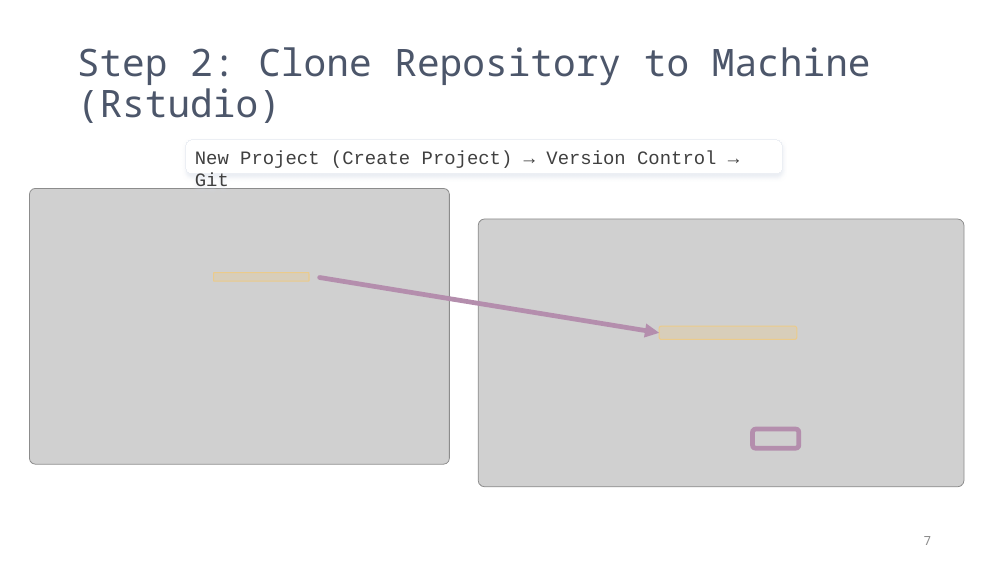
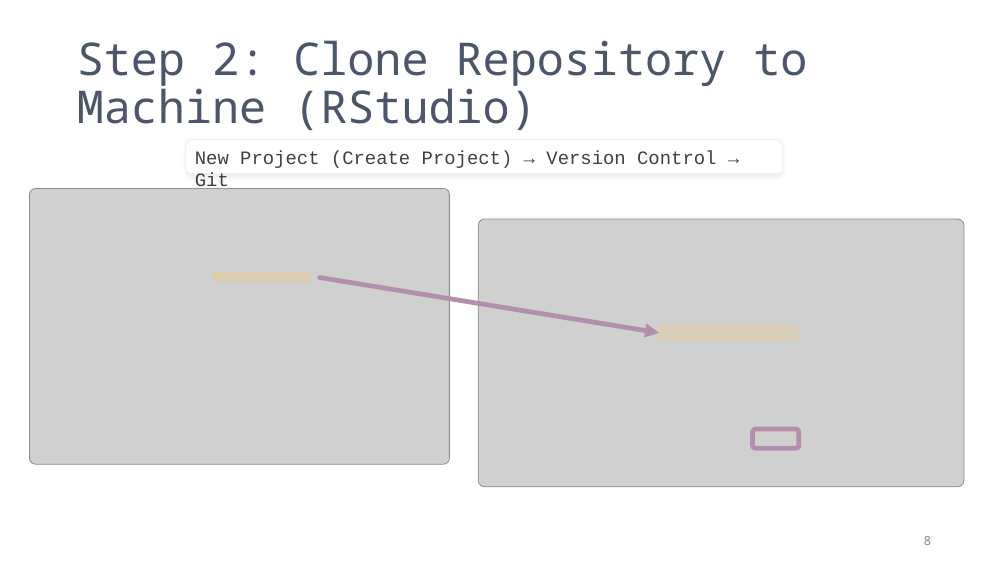
Before and after one commit to PIFSCstockassessments/SAP_github_workflow, a slide deck: slide 8 of docs/GitHub Workflow for SAP.pptx (slide 7 before the commit). Drawn at 1008x567 pixels with LibreOffice and Linux fonts; fonts in the diff are those of the drawing; grey boxes stand for pictures. Boxes give left, top, right and bottom in pixels: in the first picture for what was removed or moved away, otherwise in the second. Text is boxed around its words. In the diff, an @@ line names an element or a change of style, - is before the commit and + after.

```diff
--- a/docs/GitHub Workflow for SAP.pptx
+++ b/docs/GitHub Workflow for SAP.pptx
@@ title at <box>77,40,807,130</box>: text changed; size 36 to 43 pt @@
-Step 2: Clone Repository to Machine (Rstudio)
+Step 2: Clone Repository to Machine (RStudio)
@@ page number at <box>924,536,932,545</box>: text changed @@
-7
+8
```
Also in this commit, not shown: 2 other slides changed.
